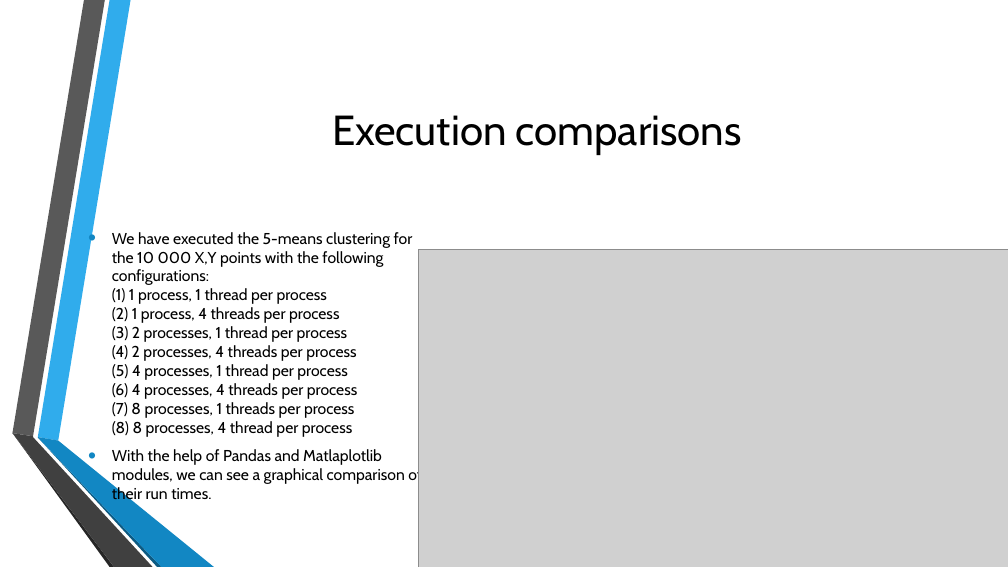
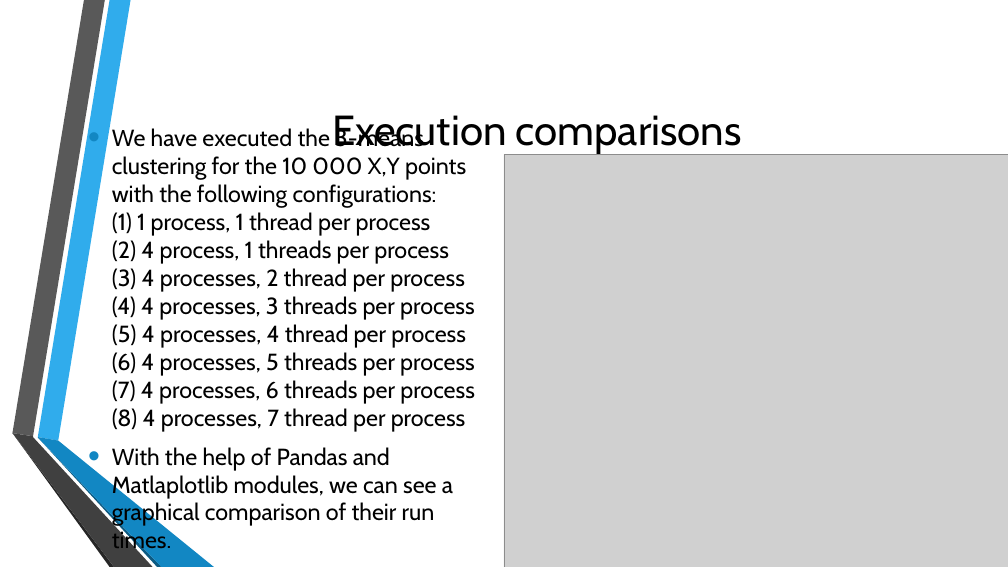
Before and after one commit to Z0neNp/k-means-clustering, a slide deck: slide 7 of id_321908402_328897079_parallel_k_means_clustering.pptx. Drawn at 1008x567 pixels with LibreOffice and Linux fonts; fonts in the diff are those of the drawing; grey boxes stand for pictures; background and template pictures are left out. Boxes give left, top, right and bottom in pixels: in the first picture for what was removed or moved away, otherwise in the second. Text is boxed around its words. In the diff, an @@ line names an element or a change of style, - is before the commit and + after.

```diff
--- a/id_321908402_328897079_parallel_k_means_clustering.pptx
+++ b/id_321908402_328897079_parallel_k_means_clustering.pptx
@@ text "We have executed the 3-means ...": place and size @@
-text "We have executed the 3-means ..." at <box>112,232,422,503</box>
+text "We have executed the 3-means ..." at <box>112,156,475,526</box>
@@ text at <box>112,156,475,432</box>: text changed; size 15 to 22.2 pt @@
-• We have executed the 5-means clustering for the 10 000 X,Y points with the following configurations:
-  (1) 1 process, 1 thread per process
-  (2) 1 process, 4 threads per process
-  (3) 2 processes, 1 thread per process
-  (4) 2 processes, 4 threads per process
-  (5) 4 processes, 1 thread per process
-  (6) 4 processes, 4 threads per process
-  (7) 8 processes, 1 threads per process
-  (8) 8 processes, 4 thread per process
+• We have executed the 3-means clustering for the 10 000 X,Y points with the following configurations:
+  (1) 1 process, 1 thread per process
+  (2) 4 process, 1 threads per process
+  (3) 4 processes, 2 thread per process
+  (4) 4 processes, 3 threads per process
+  (5) 4 processes, 4 thread per process
+  (6) 4 processes, 5 threads per process
+  (7) 4 processes, 6 threads per process
+  (8) 4 processes, 7 thread per process
@@ picture: place and size @@
-picture at <box>418,250,1008,567</box>
+picture at <box>504,154,1008,567</box>
@@ text at <box>112,447,453,526</box>: size 15 to 22.2 pt in "With the help of Pandas and Matlaplotlib ..."; more space between paragraphs @@
```
Also in this commit, not shown: 3 other slides changed, 1 slide added, 30 other files.
